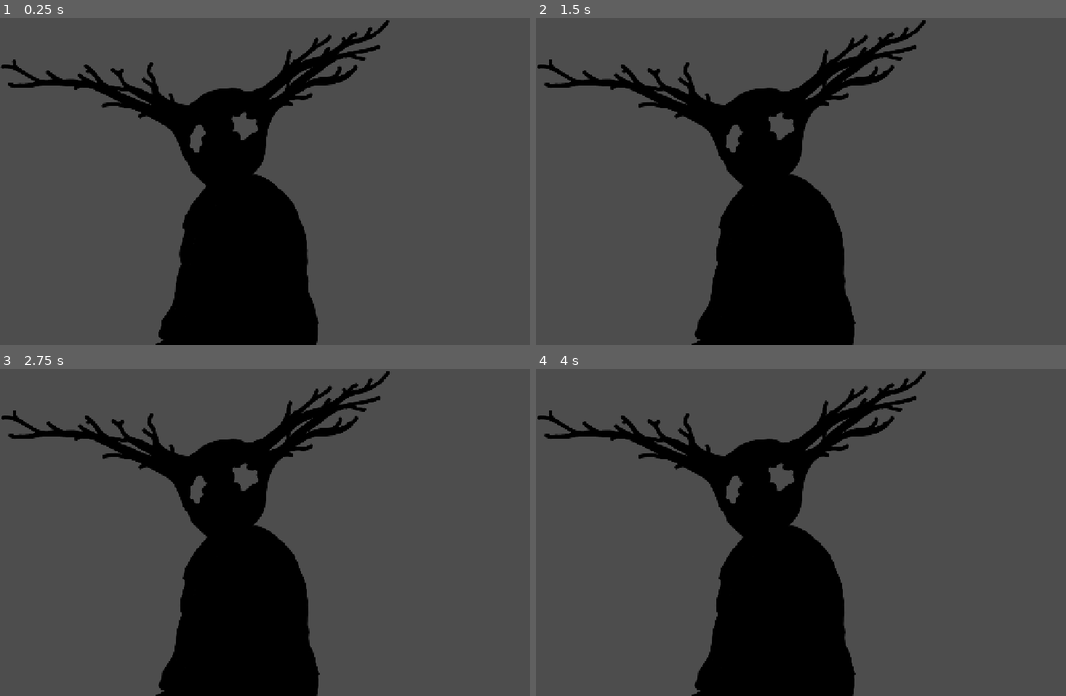
Above: before the commit, frames 1-4 (two rows, left to right).
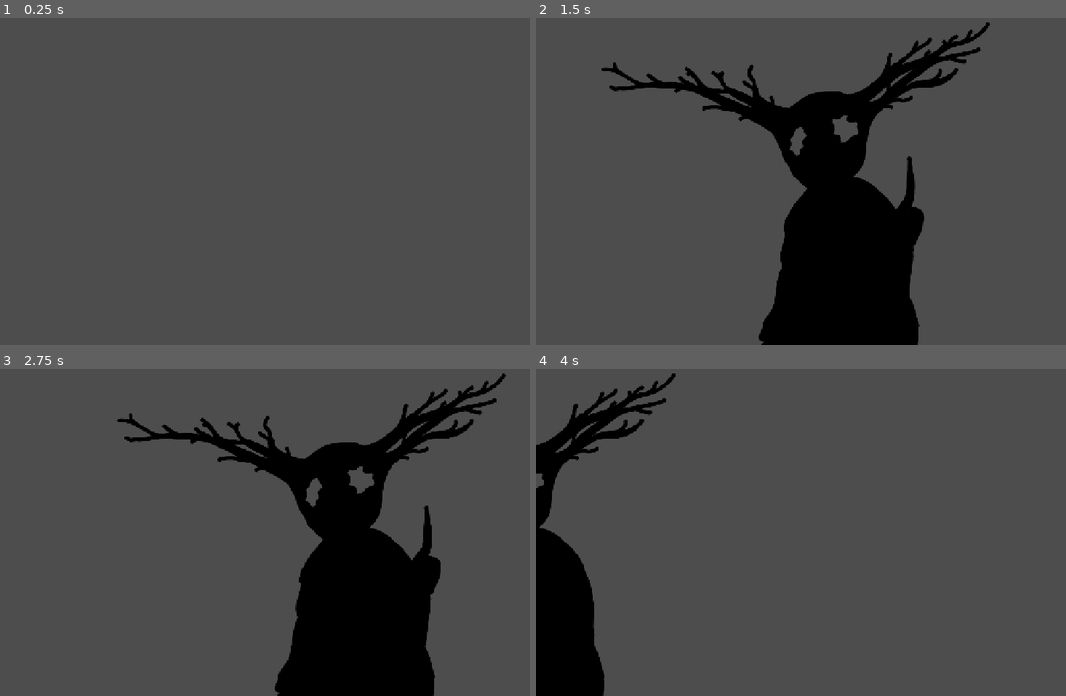
Above: after the commit, the same moments.

Repository: Animo105/prototype
Game: Godot game, scene res://Characters/shadowFigure.tscn
Two runs of this game, one before a commit and one after it. Both use one fixed random seed, a clock stepped at 60 frames per second and the inputs below. This scene is started directly instead of the project's main scene.
Inputs (mouse positions are in pixels of both pictures, inside the frame that each line leads up to):
- Up to frame 1 (0.25 s): no input
- Up to frame 2 (1.5 s): move the mouse to (954, 165) at 0.52 s; press the mouse at (954, 165) at 0.53 s; release the mouse at (954, 165) at 1.25 s; drag from (710, 197) to (795, 246) at 1.27 s
- Up to frame 3 (2.75 s): move the mouse to (349, 460) at 2.02 s; press the mouse at (349, 460) at 2.03 s
- Up to frame 4 (4 s): release the mouse at (885, 460) at 2.75 s; drag from (795, 597) to (652, 483) at 2.77 s; move the mouse to (1002, 581) at 3.52 s; press the mouse at (1002, 581) at 3.53 s

The runs differ from the first frame. In frame 1, 20% of the frame differs, in the area x 0-74%, y 0-100%; in frame 2, 24%; in frame 3, 35%, in the area x 0-96%, y 0-100%; in frame 4, 27%.

Commit message:
je teste des trucs avec shadowFigure

Diff:
--- a/Characters/control.gd
+++ b/Characters/control.gd
@@ -1,39 +1,58 @@
-extends Control
+extends TextureRect
 @onready var arm: TextureRect = $Arm
+@onready var textbox: Label = $"../Textbox"
+
+var dialogue: Array[String] = ["HELLO","SOAP_PLEASE","ME_BACK_MIDNIGHT"]
+var currentDialogue: int = 0 :
+	set(value):
+		currentDialogue = clamp(value, 0, 2)
 
 var isArmUp: bool = false
+var armOrigin: Vector2
+var tween: Tween
 
 func _ready() -> void:
-	var tween = create_tween()
+	textbox.text = dialogue[0]
+	armOrigin = arm.position
+	tween = create_tween()
 	tween.set_trans(Tween.TRANS_QUAD)
 	tween.set_ease(Tween.EASE_IN_OUT)
-	tween.tween_property(self, "position:x", 1, 1.5)
+	tween.tween_property(self, "position:x", 300, 2)
+	await tween.finished
+	textbox.visible = true
 
 func armRaise():
 	if !isArmUp:
 		arm.visible = true
-		var tween = create_tween()
+		tween = create_tween()
 		tween.set_trans(Tween.TRANS_SINE)
 		tween.set_ease(Tween.EASE_IN)
-		tween.tween_property(arm, "position:x", 70, 1.5)
+		tween.tween_property(arm, "position", armOrigin + Vector2(180,-200), 1.2)
 		await tween.finished
 		isArmUp = true
 	else:
-		var tween = create_tween()
+		tween = create_tween()
 		tween.set_trans(Tween.TRANS_SINE)
 		tween.set_ease(Tween.EASE_IN)
-		tween.tween_property(arm, "position:x", 0, 1.5)
+		tween.tween_property(arm, "position", armOrigin + Vector2(0,0), 1.5)
 		await tween.finished
 		isArmUp = false
 		arm.visible = false
 
 func leave():
-	var tween = create_tween()
+	tween = create_tween()
 	tween.set_trans(Tween.TRANS_QUAD)
 	tween.set_ease(Tween.EASE_IN_OUT)
-	tween.tween_property(self, "position:x", -500, 1.5)
+	tween.tween_property(self, "position:x", -700, 1.5)
 
-func _on_body_mouse_entered() -> void:
-	print("enter")
-	leave()
-	#armRaise()
+func _input(event: InputEvent) -> void:
+	if event.is_action_pressed("interract"):
+		currentDialogue += 1
+		textbox.text = dialogue[currentDialogue]
+		if currentDialogue == 1 || currentDialogue > 1:
+			armRaise()
+			print("skip")
+	if currentDialogue == 2:
+		await tween.finished
+		leave()
+		textbox.visible = false
--- a/Characters/shadowFigure.tscn
+++ b/Characters/shadowFigure.tscn
@@ -7,13 +7,22 @@
 [node name="ShadowFigure" type="Control"]
 layout_mode = 3
 anchors_preset = 0
-script = ExtResource("1_4syh5")
 
 [node name="Body" type="TextureRect" parent="."]
-layout_mode = 0
-offset_right = 861.0
-offset_bottom = 935.0
+layout_mode = 1
+anchors_preset = 8
+anchor_left = 0.5
+anchor_top = 0.5
+anchor_right = 0.5
+anchor_bottom = 0.5
+offset_left = -964.0
+offset_top = 6.0
+offset_right = -103.0
+offset_bottom = 941.0
+grow_horizontal = 2
+grow_vertical = 2
 texture = ExtResource("1_fryq1")
+script = ExtResource("1_4syh5")
 
 [node name="Arm" type="TextureRect" parent="Body"]
 layout_mode = 0
@@ -22,3 +31,13 @@
 offset_right = 620.0
 offset_bottom = 733.0
 texture = ExtResource("3_4syh5")
+
+[node name="Textbox" type="Label" parent="."]
+visible = false
+layout_mode = 0
+offset_left = 181.0
+offset_top = 217.0
+offset_right = 506.0
+offset_bottom = 393.0
+
+[connection signal="mouse_entered" from="Body" to="Body" method="_on_mouse_entered"]
--- a/project.godot
+++ b/project.godot
@@ -36,6 +36,14 @@
 "res://Materials/": "blue"
 }
 
+[input]
+
+interract={
+"deadzone": 0.2,
+"events": [Object(InputEventMouseButton,"resource_local_to_scene":false,"resource_name":"","device":-1,"window_id":0,"alt_pressed":false,"shift_pressed":false,"ctrl_pressed":false,"meta_pressed":false,"button_mask":0,"position":Vector2(0, 0),"global_position":Vector2(0, 0),"factor":1.0,"button_index":1,"canceled":false,"pressed":false,"double_click":false,"script":null)
+]
+}
+
 [rendering]
 
 textures/canvas_textures/default_texture_filter=0
